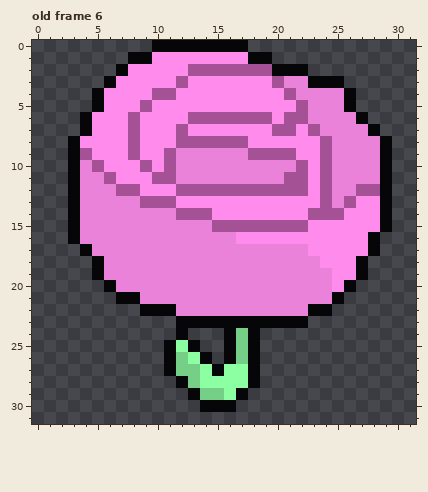
Pixel-art file: assets/sprites/legval/items.ase. Above is the file before it was changed.
32x32 pixels, 21 frames. Colours within 5 levels of each other are drawn and written as one. Shown: old frame 6.
The result:
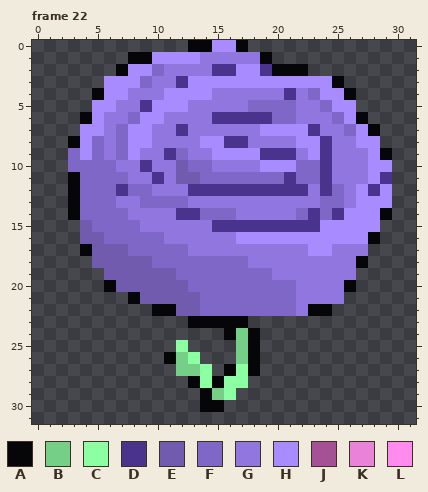
Palette (. is transparent): A #060608  B #76cf87  C #8bffa2  D #49338c  E #705bae  F #7f67c7  G #9176df  H #a88bff  J #a45196  K #ea82d9  L #ff8bec
A new or re-ordered frame is compared with the old frame closest to it.
The exact change:
frames 21 -> 22
Changed rows in their new state; - is an unchanged pixel.
Frame 22 is new; against old frame 6:
first column x 3:
 0 -------...--HH-------------
 1 -------HHHHGGGGG-----------
 2 -----HHFGGGGDDHHD----------
 3 ---HHHFGGDHHHHHHHHHHHH-----
 4 ---HHGGGHHHHGGGGGGDGFHH----
 5 --HHGGDHHHGGGGGFFFFGGFHH---
 6 --HGGFHHGGGGDDDDDFFGGGFH---
 7 -HHGFHHGGDGGGGGGHHHHDGGFH--
 8 -HFGFHHGGGGHHDDGGGGHHDGGHH.
 9 FHFGFHGGDFGGHHHHDDDGHDGGGH-
10 FFFFGGDGGEFFGGGGHHHFFDGGGHH
11 -FFFFGGDGEEFFFFFFFDFFDGGGHD
12 -FFFDFFGGGDDDDDDDDDDGDFGHDH
13 -FFFGGFFFFGGGGGGGGGGGFFGHHH
14 -FFFFGGGGDDFFFGGGGGFDFDHHH-
15 .EFFFFGGGGGGDDDDDDDDDHHHHH.
16 .EEFFFFFGGGGGGHHHHHHHHHHH--
17 --EEEFFFFFGGGGGGGGGGHHGGG.-
18 --EEEEEFFFFFFFFGGGGGGGGG---
19 --.EEEEEEFFFFFFFFGGGGGGG.--
20 ----EEEEEEFFFFFFFFFGGGG----
21 ----.-EEEEEFFFFFFFFGGGG----
22 ------.--EEFFFFFFFFG-------
23 ---------.-----.....-------
24 ---------.-----------------
25 --------.-.--.-------------
26 -----------.-.-------------
27 --------.---.A-------------
28 ---------.A-A--.-----------
29 ----------.A--.------------
30 -------------.-------------
Boxes around the changes in both pictures, in picture pixels (x1, y1, x2, y2):
changed: (68, 40, 392, 412)
